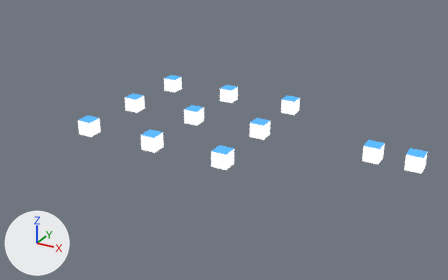
Two versions of the Blender file examples/properties/properties.blend, one commit apart.
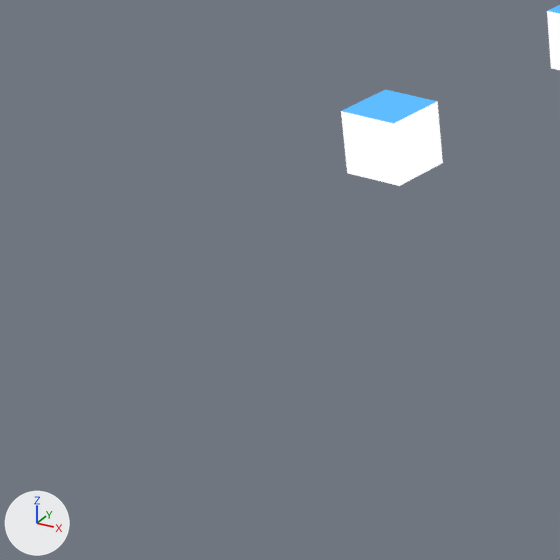
The first picture shows the older version from a 50 mm lens placed at (41.9, -57.6, 31.1), pointed at (8.2, 3.6, 0.5). The close-ups show both versions on the part from 0% to 28% of the width and 34% to 79% of the height of that picture; other places that the commit changed are outside them. Every picture has the same lights, and +X, +Y and +Z are marked at lower left.
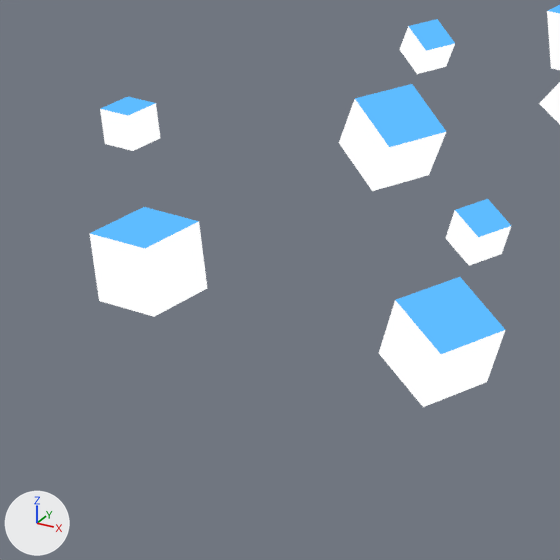
Diff of the bpy script that builds the scene:
```diff
--- a/examples/properties/properties.blend.py
+++ b/examples/properties/properties.blend.py
@@ me_cube_001 @@
+me_cube_001.from_pydata(...)  # a box spanning x -0.5..0.5, y -0.5..0.5, z -0.5..0.5
+me_cube_001.materials.append(mat_material)
@@ col_cube @@
+col_cube = bpy.data.collections.new('Cube')
+col_cube.objects.link(ob_cube)
+col_cube.objects.link(ob_cube_001)
@@ ob_cube_001 @@
-ob_cube_001 = bpy.data.objects.new('Cube.001', me_cube)
-ob_cube_001.location = (0.0, 10.0, 0.0)
+ob_cube_001 = bpy.data.objects.new('Cube.001', me_cube_001)
+ob_cube_001.location = (0.0, 0.0, 4.0)
@@ ob_cube_002 @@
-ob_cube_002 = bpy.data.objects.new('Cube.002', me_cube)
-ob_cube_002.location = (-10.0, 10.0, 0.0)
+ob_cube_002 = bpy.data.objects.new('Cube.002', None)
+ob_cube_002.location = (0.0, 0.0, 0.0)
+ob_cube_002.rotation_euler = (-0.317, -0.789, 0.599)  # degrees (-18, -45, 34)
@@ ob_cube_003 @@
-ob_cube_003 = bpy.data.objects.new('Cube.003', me_cube)
-ob_cube_003.location = (-10.0, 0.0, 0.0)
+ob_cube_003 = bpy.data.objects.new('Cube.003', None)
+ob_cube_003.location = (10.0, 0.0, 0.0)
@@ ob_cube_007 @@
 ob_cube_007 = bpy.data.objects.new('Cube.007', me_cube)
-ob_cube_007.location = (0.0, 20.0, 0.0)
+ob_cube_007.location = (-10.0, 0.0, 0.0)
+ob_cube_007.rotation_euler = (-0.0495, 0.55, -0.309)  # degrees (-2.8, 32, -18)
@@ ob_cube_011 @@
+ob_cube_011 = bpy.data.objects.new('Cube.011', None)
+ob_cube_011.location = (-10.0, -10.0, 0.0)
+ob_cube_011.instance_type = 'COLLECTION'
+ob_cube_011.instance_collection = col_cube
@@ ob_cube_010 @@
+ob_cube_010 = bpy.data.objects.new('Cube.010', None)
+ob_cube_010.location = (0.0, -10.0, 0.0)
+ob_cube_010.rotation_euler = (-0.0291, 0.468, -0.256)  # degrees (-1.7, 27, -15)
+ob_cube_010.instance_type = 'COLLECTION'
+ob_cube_010.instance_collection = col_cube
```

Location of each change, (x1, y1, x2, y2) in pixels of the close-ups (560 x 560 px):
'Cube.010', added
    after: (379, 199, 511, 407)
'Cube.011', added
    after: (89, 97, 207, 317)
'Cube.007', moved, turned, reshaped (not visible before)
    after: (339, 19, 455, 191)
'Cube.003', reshaped, moved (not visible afterwards)
    before: (341, 90, 443, 186)
'Cube.002', reshaped, moved, turned
    before: (547, 5, 560, 70)
    after: (539, 82, 560, 124)
'Cube.006', moved (not visible before)
    after: (547, 5, 560, 70)
